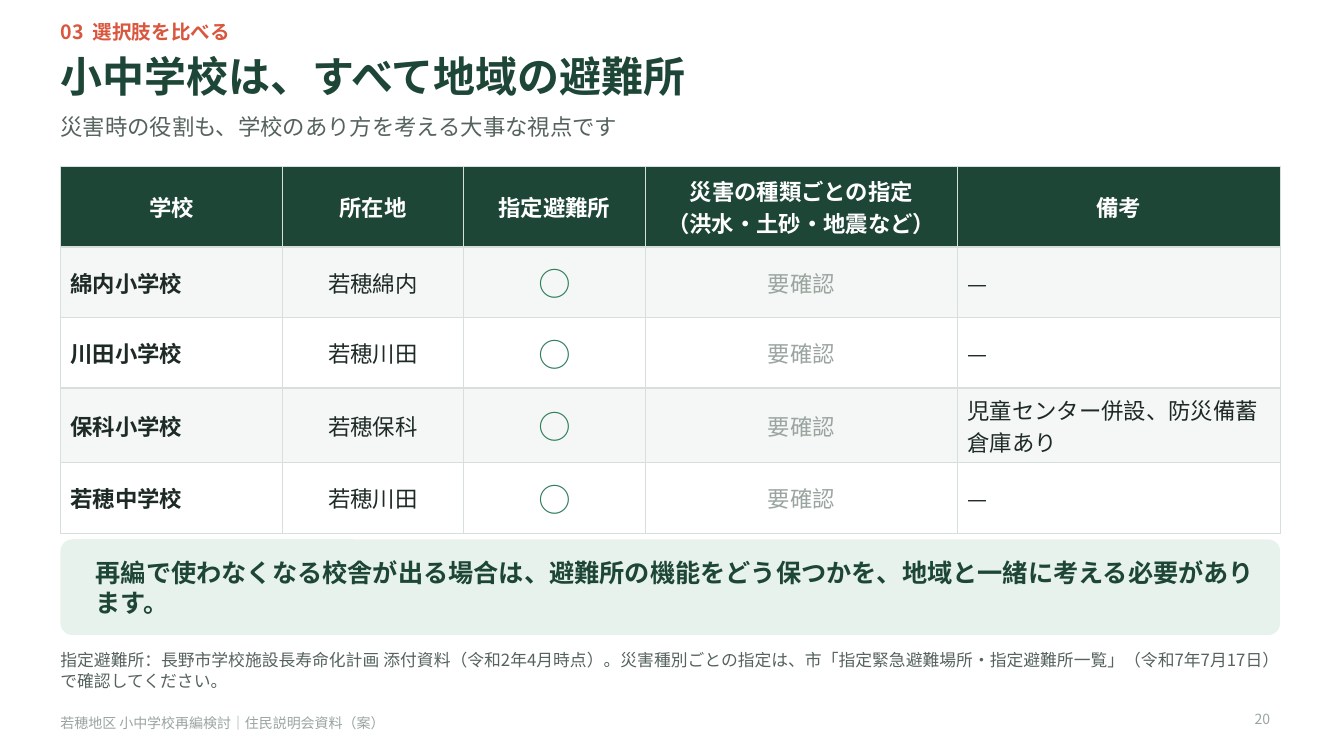
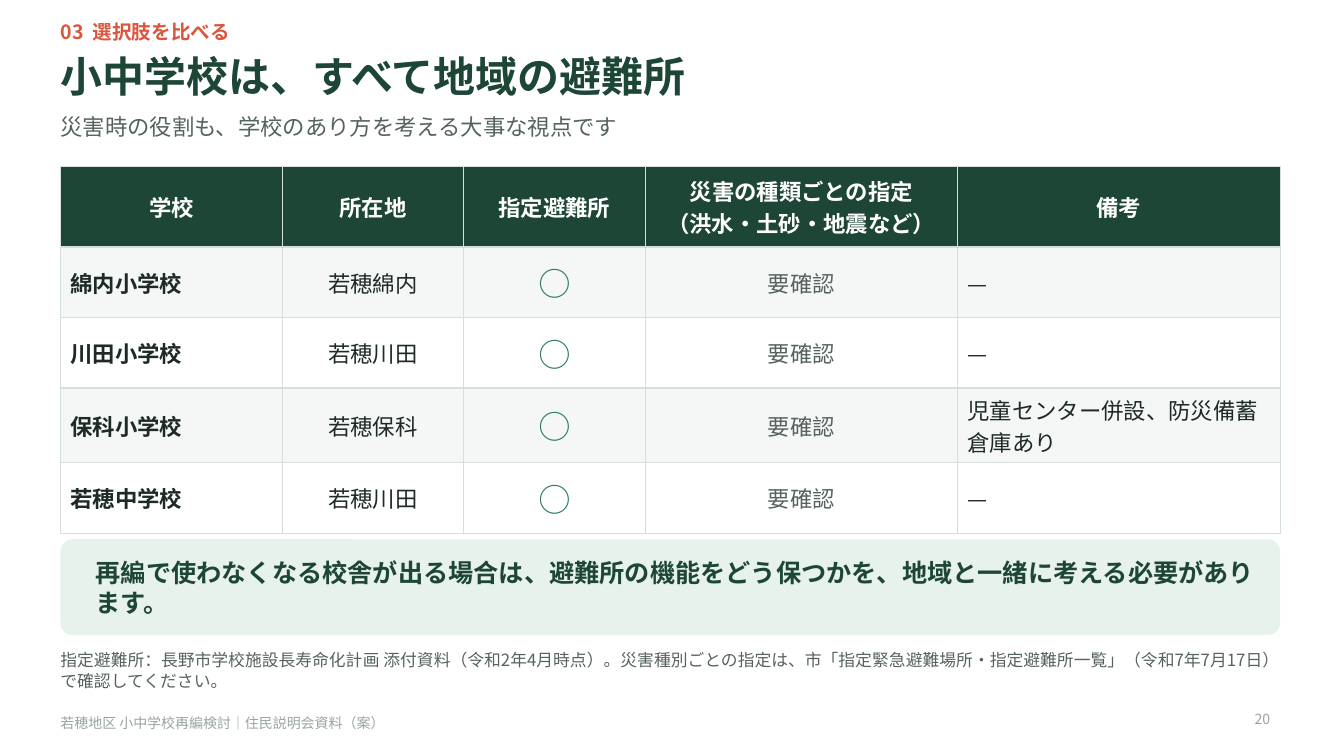
Before and after one commit to Masaki12008/GS, a slide deck: slide 20 of output/若穂地区_住民説明会資料_投影用.pptx. Drawn at 1344x756 pixels with LibreOffice and Linux fonts; fonts in the diff are those of the drawing. Boxes give left, top, right and bottom in pixels: in the first picture for what was removed or moved away, otherwise in the second. Text is boxed around its words. In the diff, an @@ line names an element or a change of style, - is before the commit and + after.

```diff
--- a/output/若穂地区_住民説明会資料_投影用.pptx
+++ b/output/若穂地区_住民説明会資料_投影用.pptx
@@ table at (60,166,1280,513) @@
@@ text colour #9AA59F to #56635D in "要確認", "要確認", "要確認", "要確認" @@
```
Also in this commit, not shown: 5 other slides changed, 11 other files.
